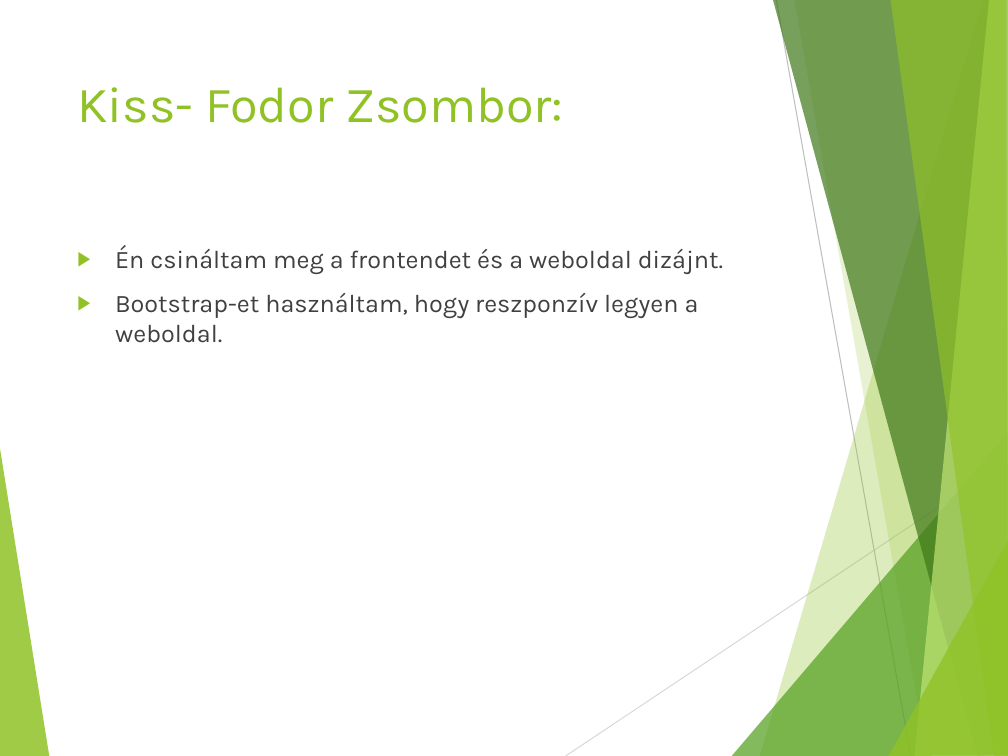
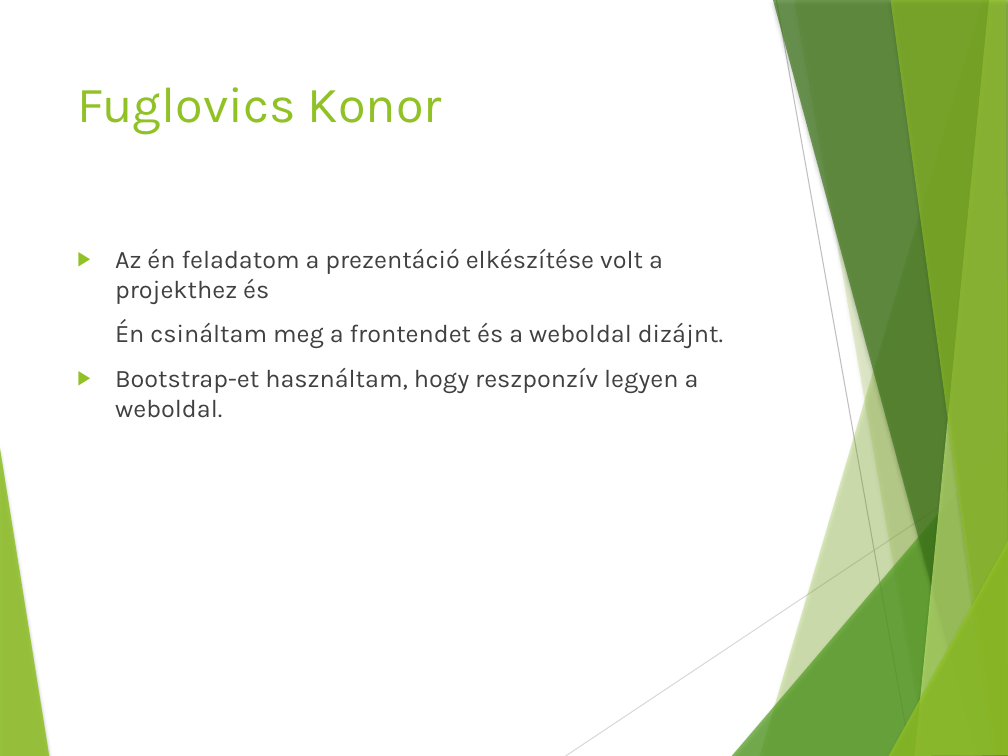
Before and after one commit to Gabi4555/Vizsga_Project, a slide deck: slide 3 of Dokumentációk/Szoftverfejlesztő- és tesztelő vizsgaremek.pptx (slide 5 before the commit). Drawn at 1008x756 pixels with LibreOffice and Linux fonts; fonts in the diff are those of the drawing. Boxes give left, top, right and bottom in pixels: in the first picture for what was removed or moved away, otherwise in the second. Text is boxed around its words. In the diff, an @@ line names an element or a change of style, - is before the commit and + after.

```diff
--- a/Dokumentációk/Szoftverfejlesztő- és tesztelő vizsgaremek.pptx
+++ b/Dokumentációk/Szoftverfejlesztő- és tesztelő vizsgaremek.pptx
@@ background #191919 to #FFFFFF @@
@@ line (776, 0) - (911, 756): stroke #131313 0.75 pt to #BFBFBF 0.75 pt @@
@@ title at box(77, 87, 442, 135): text changed @@
-Kiss- Fodor Zsombor:
+Fuglovics Konor
@@ text at box(115, 249, 663, 304): paragraph added @@
+▶ Az én feladatom a prezentáció elkészítése volt a projekthez és
@@ text at box(115, 320, 723, 418): text colour #E8EBF1 to #404040 in "Én csináltam meg a frontendet és a ...", "Bootstrap-et használtam, hogy reszponzív legyen a weboldal."; bullet ▶ to none @@
@@ line (565, 756) - (1008, 461): stroke #151515 0.75 pt to #D9D9D9 0.75 pt @@
@@ shadow on in 7 elements at box(760, 0, 1008, 756), box(794, 0, 1008, 756), box(732, 432, 1008, 756), box(773, 0, 1008, 756), box(914, 0, 1008, 756), box(890, 0, 1008, 756), box(888, 539, 1008, 756) @@
```
Also in this commit, not shown: 9 other slides changed, 2 slides removed, 24 other files.
